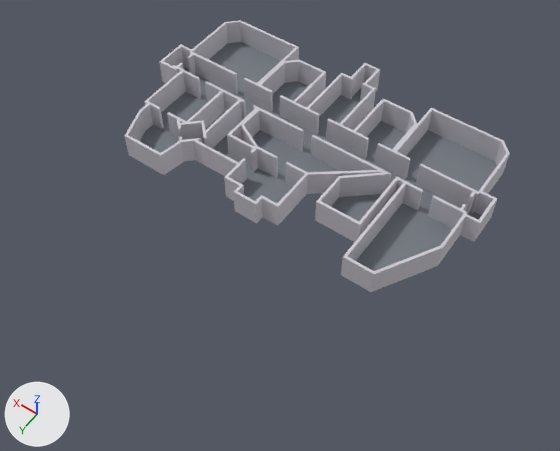
An edit to the Blender file tools/trace/ship_fury_07/blender/fury_graybox_WIP_NOT_APPROVED.blend, drawn before and after from the same camera.
Before and after are seen from a 50 mm lens placed at (-31.5, 38.1, 61.7), pointed at (-2.9, -1.9, -1.2). The lights are fixed; the arrows at lower left show +X, +Y and +Z. The picture after the commit comes second.

In view in the first picture: 'floor', 'walls'.
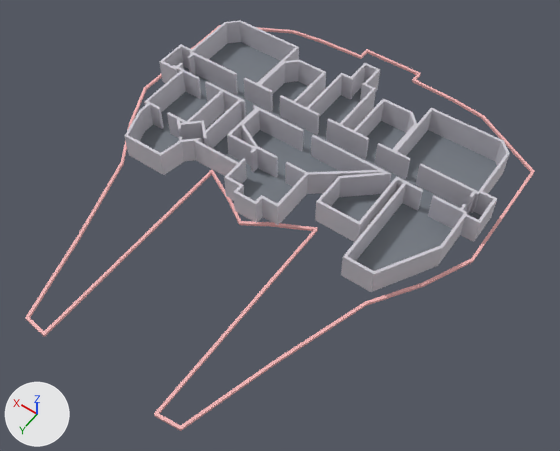
What differs and where, as boxes (x1, y1, x2, y2) in the pictures (560 x 451 px):
'hull_outline', added
    after: (25, 25, 535, 431)

The change in detail:
Material 'hull_ref' (mat_hull_ref) is new.
Its base color is (0.9, 0.45, 0.45) (pink #f3b3b3).
Mesh me_hull_outline is new.
It has 564 vertices, 1128 faces and spans x -21.3..21.3, y -29.5..21.6, z -0.2..0.1.
It uses material mat_hull_ref (pink #f3b3b3).
Object 'hull_outline' (ob_hull_outline) is new; it shows me_hull_outline.
Its location is (0.0, 0.0, 0.0).
